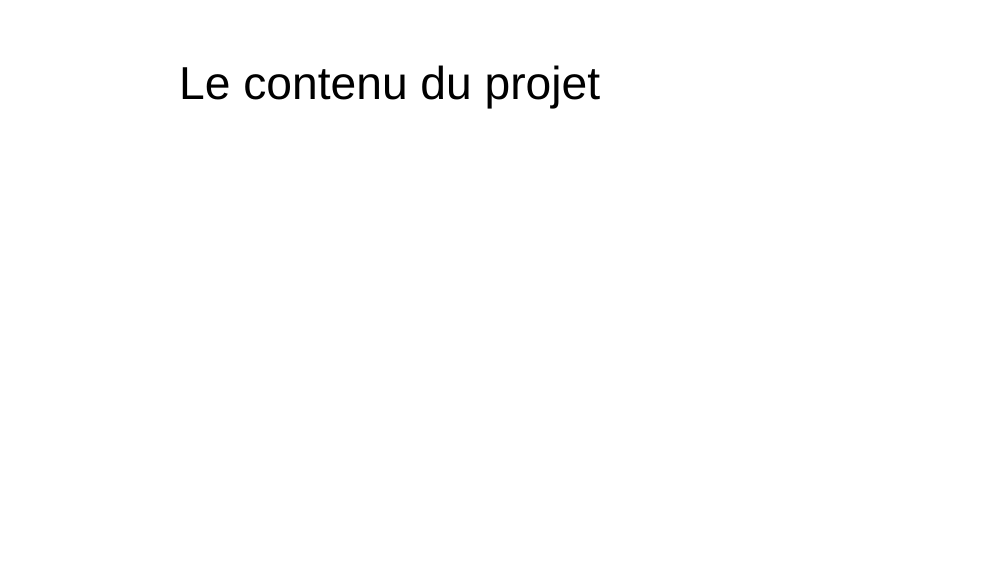
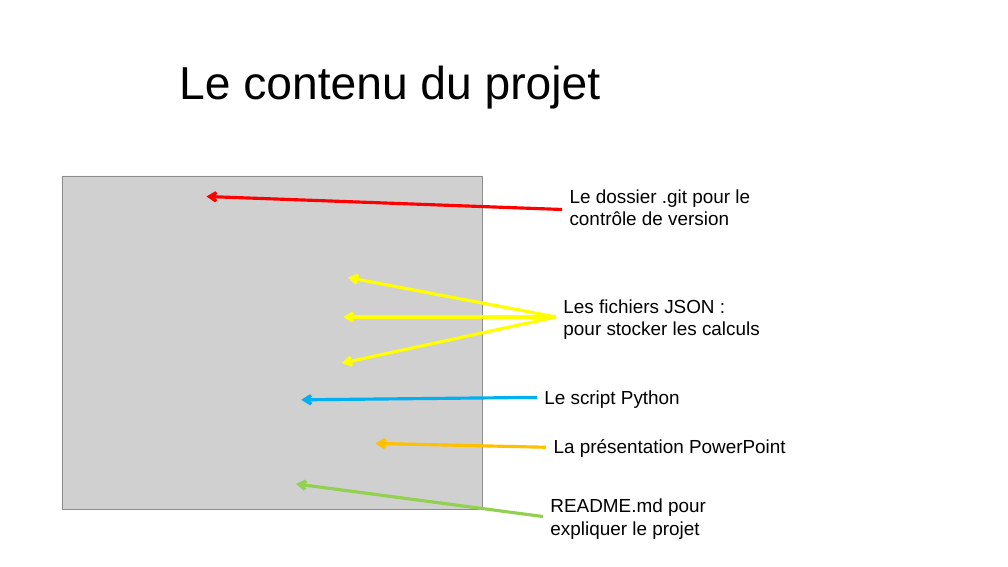
Before and after one commit to Natouche68/present-python-jeu-maths, a slide deck: slide 5 of present_python.pptx. Drawn at 1008x567 pixels with LibreOffice and Linux fonts; fonts in the diff are those of the drawing; grey boxes stand for pictures; background and template pictures are left out. Boxes give left, top, right and bottom in pixels: in the first picture for what was removed or moved away, otherwise in the second. Text is boxed around its words. In the diff, an @@ line names an element or a change of style, - is before the commit and + after.

```diff
--- a/present_python.pptx
+++ b/present_python.pptx
@@ picture added at [62, 176, 482, 510] @@
@@ arrow added from (562, 209) to (206, 197), #FF0000 3 pt @@
@@ text added at [570, 189, 750, 226], 18 pt, text #000000 @@
+Le dossier .git pour le contrôle de version
@@ arrow added from (556, 317) to (348, 278), #FFFF00 3 pt @@
@@ text added at [563, 299, 760, 339], 18 pt, text #000000 @@
+Les fichiers JSON : pour stocker les calculs
@@ arrow added from (556, 317) to (342, 363), #FFFF00 3 pt @@
@@ arrow added from (556, 317) to (343, 317), #FFFF00 3 pt @@
@@ arrow added from (537, 398) to (302, 400), #00B0F0 3 pt @@
@@ text added at [544, 390, 680, 408], 18 pt, text #000000 @@
+Le script Python
@@ arrow added from (546, 448) to (376, 444), #FFC000 3 pt @@
@@ text added at [554, 439, 786, 457], 18 pt, text #000000 @@
+La présentation PowerPoint
@@ arrow added from (543, 516) to (296, 484), #92D050 3 pt @@
@@ text added at [550, 498, 706, 539], 18 pt, text #000000 @@
+README.md pour expliquer le projet
```
Also in this commit, not shown: 1 other slide changed, 1 slide added, 1 slide removed.
